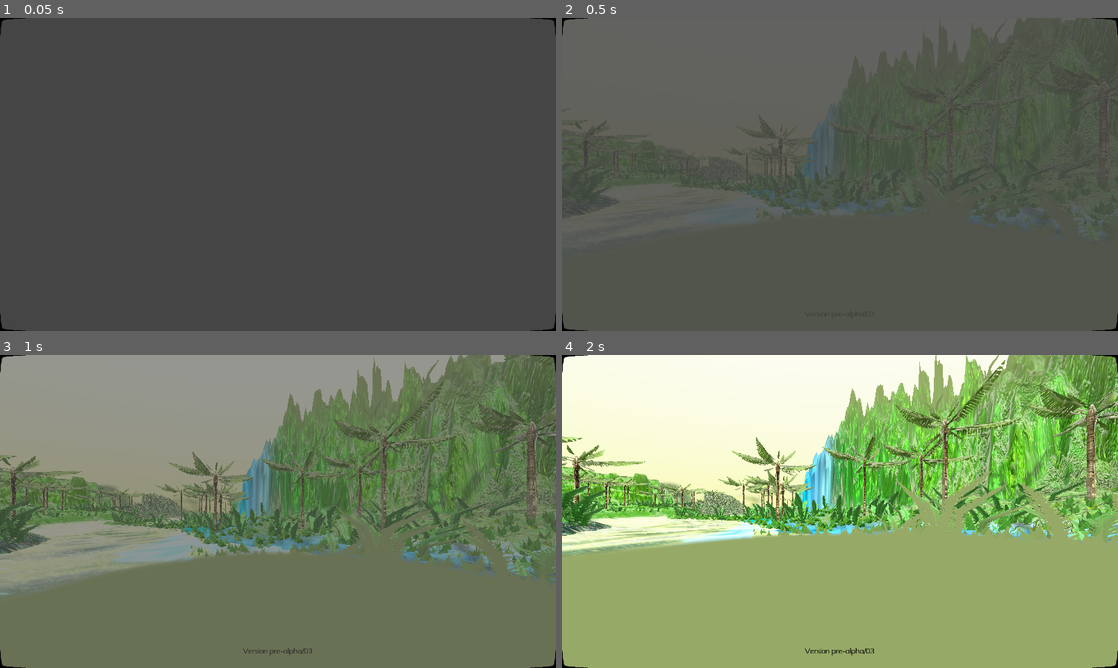
Above: before the commit, frames 1-4 (two rows, left to right).
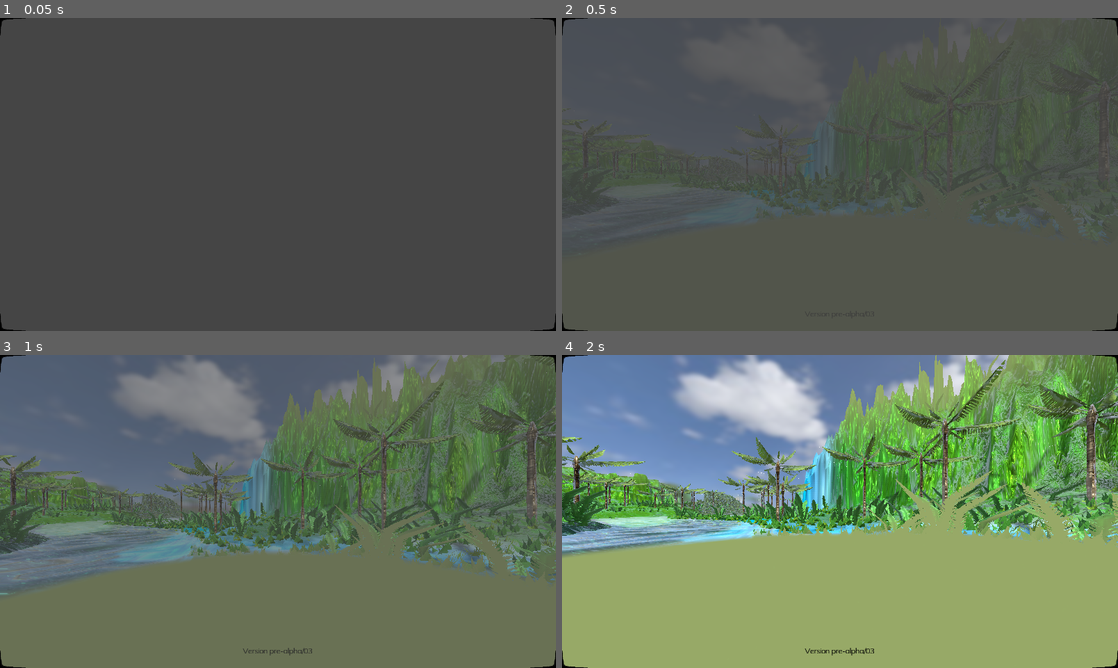
Above: after the commit, the same moments.

Repository: w84death/mystic-treasure-hunt
Game: Godot game, scene res://main.tscn
Same seed, same stepped clock (60 frames per second), same inputs: the game is played once before the commit and once after it. Sound files missing from this copy of the repository are replaced by a short silence.
Inputs:
- Up to frame 1 (0.05 s): no input
- Up to frame 2 (0.5 s): no input
- Up to frame 3 (1 s): hold Right (ui_right) from 0.53 s (still down)
- Up to frame 4 (2 s): release Right (ui_right) at 1.28 s; hold Down (ui_down) from 1.28 s (still down)

Frame 1 is identical in both runs. In frame 2, 2.6% of the frame differs, in the area x 1-57%, y 0-14%; in frame 3, 27%; in frame 4, 37%, in the area x 0-100%, y 0-65%.

Commit message:
temporary sky

Diff:
--- a/system/world_enviroment.tres
+++ b/system/world_enviroment.tres
@@ -1,31 +1,17 @@
-[gd_resource type="Environment" load_steps=2 format=2]
+[gd_resource type="Environment" load_steps=3 format=2]
 
-[sub_resource type="ProceduralSky" id=1]
+[ext_resource path="res://game/materials/sky/cgaxis_hdri_skies_01_39-1-708x354.jpg" type="Texture" id=1]
 
-radiance_size = 4
-sky_top_color = Color( 1, 1, 1, 1 )
-sky_horizon_color = Color( 0.980392, 0.992157, 0.65098, 1 )
-sky_curve = 0.25
-sky_energy = 1.0
-ground_bottom_color = Color( 0.352941, 0.517647, 0.321569, 1 )
-ground_horizon_color = Color( 0.980392, 0.992157, 0.65098, 1 )
-ground_curve = 0.1442
-ground_energy = 1.0
-sun_color = Color( 1, 1, 1, 1 )
-sun_latitude = 35.0
-sun_longitude = 180.0
-sun_angle_min = 1.0
-sun_angle_max = 100.0
-sun_curve = 0.05
-sun_energy = 16.0
-texture_size = 2
-_sections_unfolded = [ "Ground", "Sky" ]
+[sub_resource type="PanoramaSky" id=1]
+
+radiance_size = 5
+panorama = ExtResource( 1 )
 
 [resource]
 
 background_mode = 2
 background_sky = SubResource( 1 )
-background_sky_custom_fov = 60.0
+background_sky_custom_fov = 90.0
 background_color = Color( 0.992157, 0, 1, 1 )
 background_energy = 1.0
 background_canvas_max_layer = 0
@@ -100,4 +86,4 @@
 adjustment_brightness = 1.5
 adjustment_contrast = 0.9
 adjustment_saturation = 1.3
-_sections_unfolded = [ "Ambient Light", "Auto Exposure", "Background", "Dof Far Blur", "Fog", "Glow", "Levels", "Ssao", "background_sky", "levels" ]
+_sections_unfolded = [ "Ambient Light", "Auto Exposure", "Background", "Dof Far Blur", "Fog", "Glow", "Levels", "Ssao", "levels" ]
Binary file added: game/materials/sky/cgaxis_hdri_skies_01_39-1-708x354.jpg
Not shown, added: game/materials/sky/cgaxis_hdri_skies_01_39-1-708x354.jpg.import
Binary file changed: web-stuff/screen1.png
Binary file changed: web-stuff/screen2.png
Binary file changed: web-stuff/screen3.png
